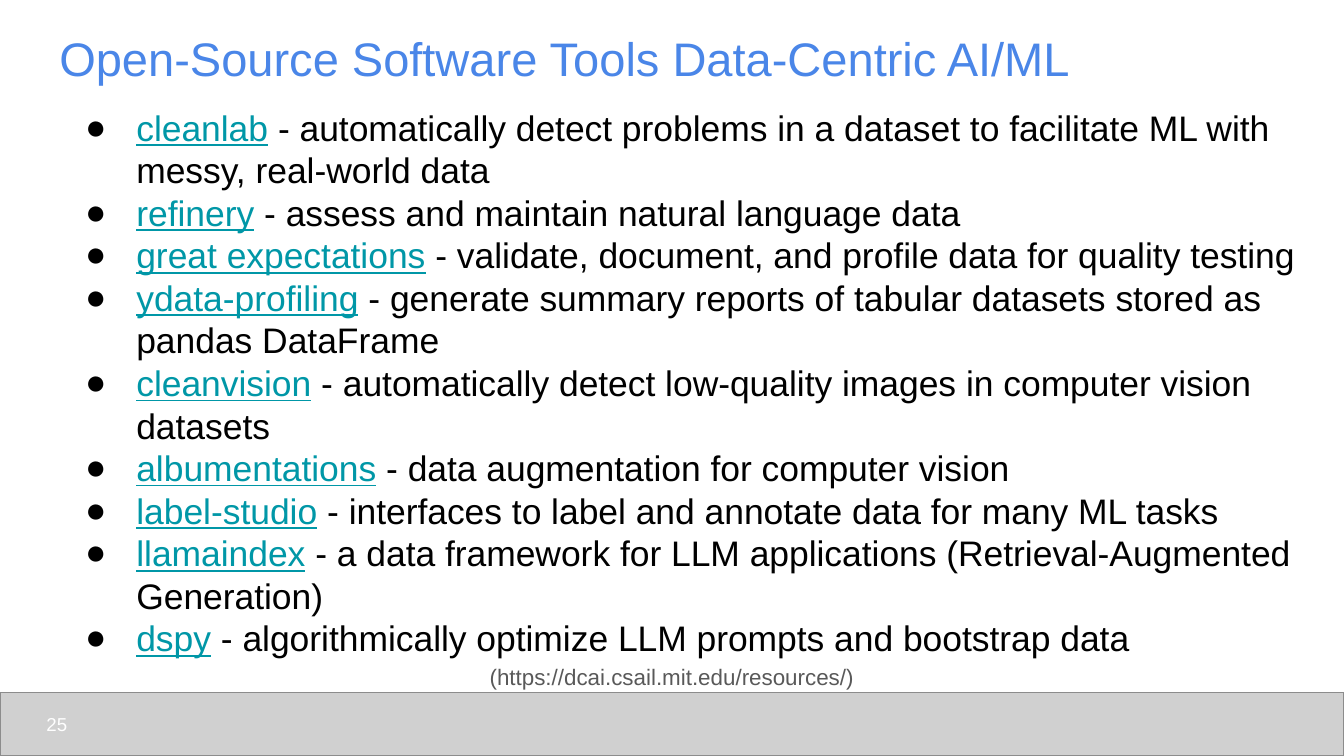
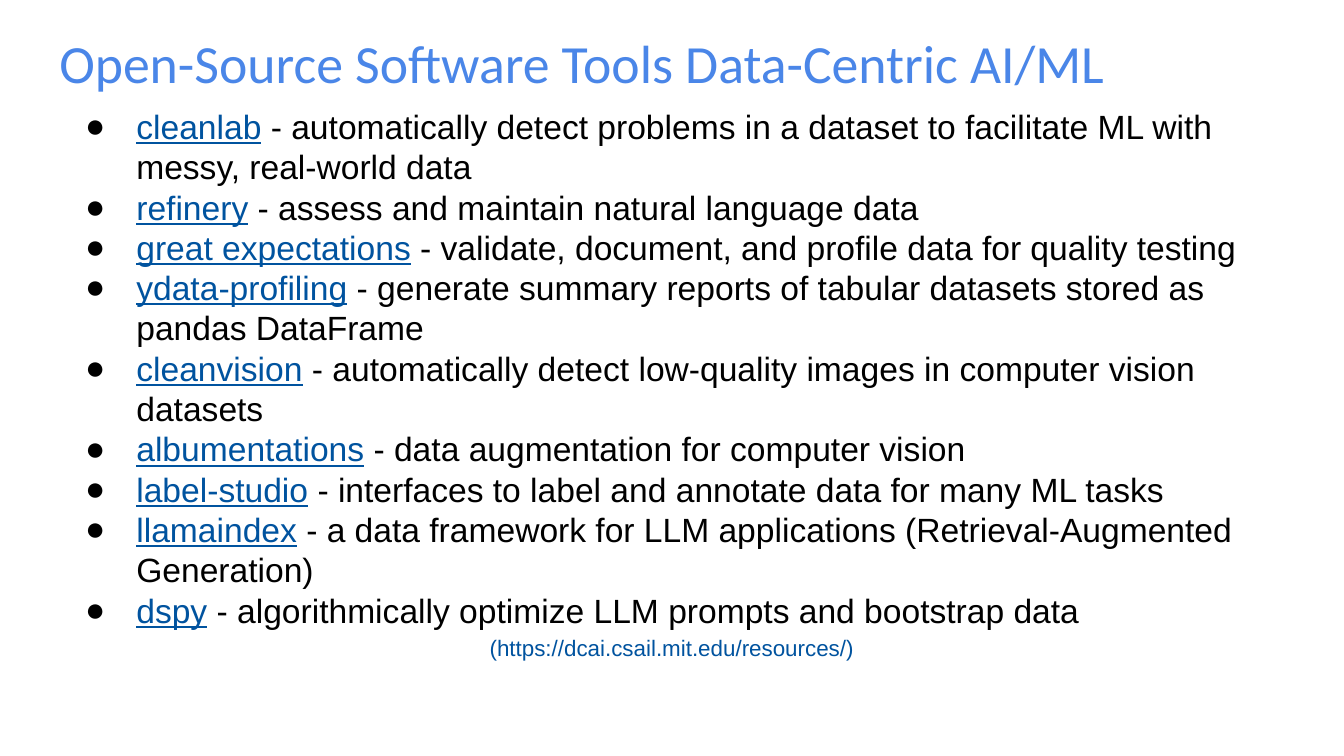
Before and after one commit to udel-cbcb/NIGMS-Sandbox-UD, a slide deck: slide 8 of Submodule_2/Lectures/Submodule_2_Lecture_3_Data_Centric_AI_ML.pptx (slide 25 before the commit). Drawn at 1344x756 pixels with LibreOffice and Linux fonts; fonts in the diff are those of the drawing; grey boxes stand for pictures; background and template pictures are left out. Boxes give left, top, right and bottom in pixels: in the first picture for what was removed or moved away, otherwise in the second. Text is boxed around its words. In the diff, an @@ line names an element or a change of style, - is before the commit and + after.

```diff
--- a/Submodule_2/Lectures/Submodule_2_Lecture_3_Data_Centric_AI_ML.pptx
+++ b/Submodule_2/Lectures/Submodule_2_Lecture_3_Data_Centric_AI_ML.pptx
@@ title "Open-Source Software Tools Data-Centric AI/ML" at [59, 45, 1104, 92]: size 25.2 to 28.8 pt, font Arial to Calibri @@
@@ text "cleanlab - automatically detect problems ..." at [136, 114, 1236, 629]: size 19 to 18 pt; text colour #0097A7 to #00539F in "cleanlab", "refinery", "great expectations", "ydata-profiling" and 5 more places @@
@@ text "(https://dcai.csail.mit.edu/resources/)": place and size @@
-text "(https://dcai.csail.mit.edu/resources/)" at [490, 669, 854, 690]
+text "(https://dcai.csail.mit.edu/resources/)" at [490, 639, 854, 661]
@@ text "(https://dcai.csail.mit.edu/resources/)" at [490, 639, 854, 661]: text colour #595959 to #00539F @@
@@ picture removed at [0, 692, 1344, 755] @@
@@ page number removed at [46, 718, 67, 731] @@
-25
```
Also in this commit, not shown: 4 other slides changed, 4 slides added, 21 slides removed, 3 other files.
